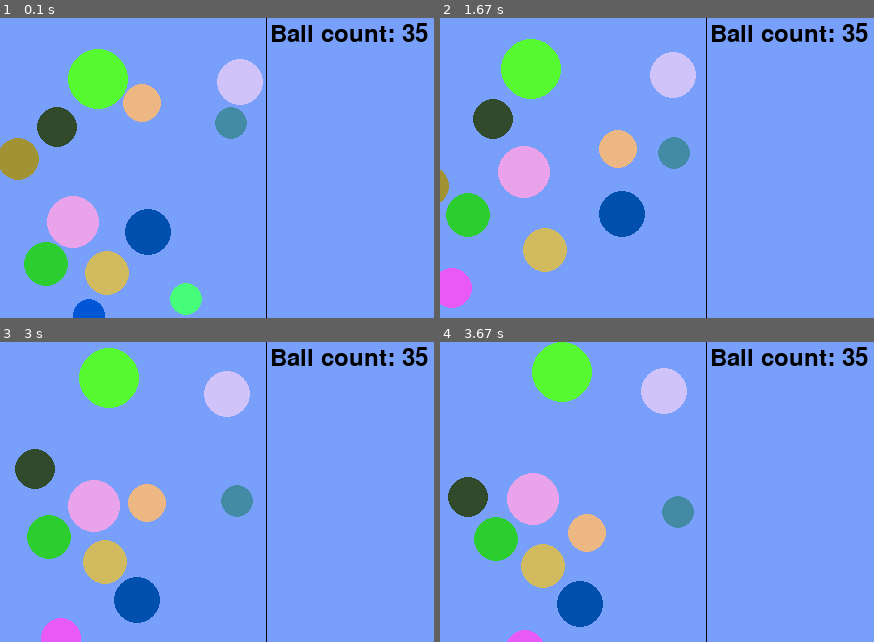
Above: before the commit, frames 1-4 (two rows, left to right).
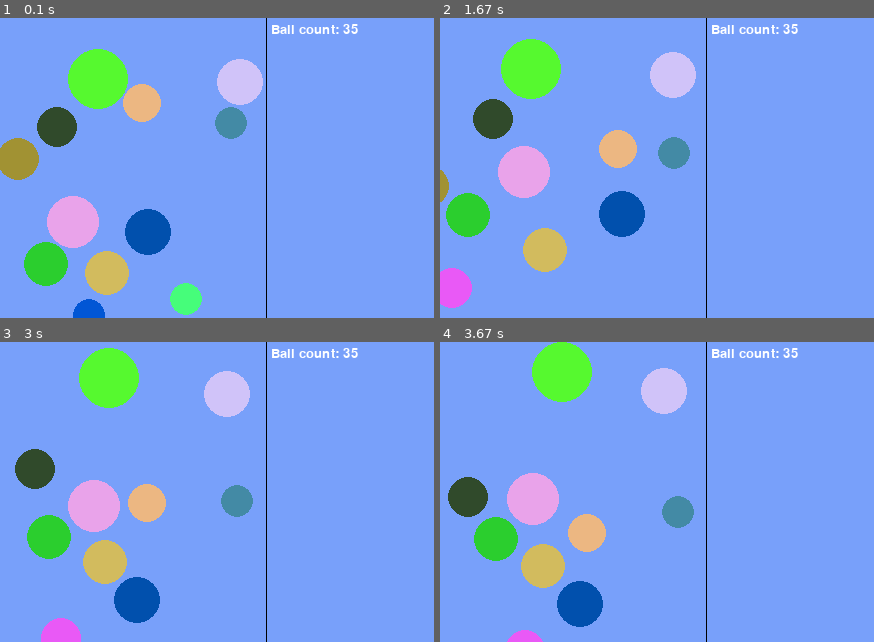
Above: after the commit, the same moments.

Repository: maciejbac/pyGame
Game: pygame game, started from main.py
Two runs of this game, one before a commit and one after it. Both use one fixed random seed, a clock stepped at 60 frames per second and the inputs below.
Inputs (mouse positions are % of the whole screen's width and height, from its top left):
- Up to frame 1 (0.1 s): no input
- Up to frame 2 (1.67 s): click (67, 15) at 0.88 s; press the mouse at (67, 15) at 1.2 s; move the mouse to (66, 31) at 1.3 s; release the mouse at (65, 47) at 1.43 s; click (57, 20) at 1.55 s
- Up to frame 3 (3 s): click (12, 28) at 1.92 s; click (13, 47) at 2.38 s
- Up to frame 4 (3.67 s): no input
The pictures show only the part of the screen within x 50-100%, y 0-50%; the shares and areas given below are measured in that part.

The runs differ from the first frame. In frame 1, 1.2% of the frame differs, in the area x 62-99%, y 1-8%; in frame 2, 1.2%; in frame 3, 1.2%; in frame 4, 1.2%.

Commit message:
Refactored the text drawing code to speed up the program

Diff:
--- a/main.py
+++ b/main.py
@@ -3,6 +3,7 @@
 # importing required packages
 import pygame
 import pygame.freetype
+import pygame.font
 import random
 import math
 
@@ -25,9 +26,9 @@
 # Initialize the screen object
 screen = pygame.display.set_mode((window_width, window_height))
 
-# Initialise pygame font
-pygame.freetype.init()
-GAME_FONT = pygame.freetype.SysFont("freesansbold.ttf", 24)
+# Initialize pygame.font library
+pygame.font.init()
+font = pygame.font.Font(None, 20)
 
 
 # Initialize empty particle array
@@ -167,6 +168,10 @@
 
     my_particles.append(test_particle1)
     my_particles.append(test_particle2)
+
+
+def write(text, location, color=(255, 255, 255)):
+    screen.blit(font.render(text, True, color), location)
 
 
 def draw_game():
@@ -200,11 +205,11 @@
 
             pygame.draw.circle(screen, (0, 0, 0), (mouseX, mouseY), 5, 5)
 
+    # Draw text
+    ball_count = len(my_particles)
+    write('Ball count: ' + str(ball_count), (game_width + margin, margin))
+
     # Swap the frame buffer
-
-    ball_count = len(my_particles)
-    text_surface, rect = GAME_FONT.render("Ball count: " + str(ball_count), (0, 0, 0))
-    screen.blit(text_surface, (game_width + margin, margin))
     pygame.display.flip()
 
 
